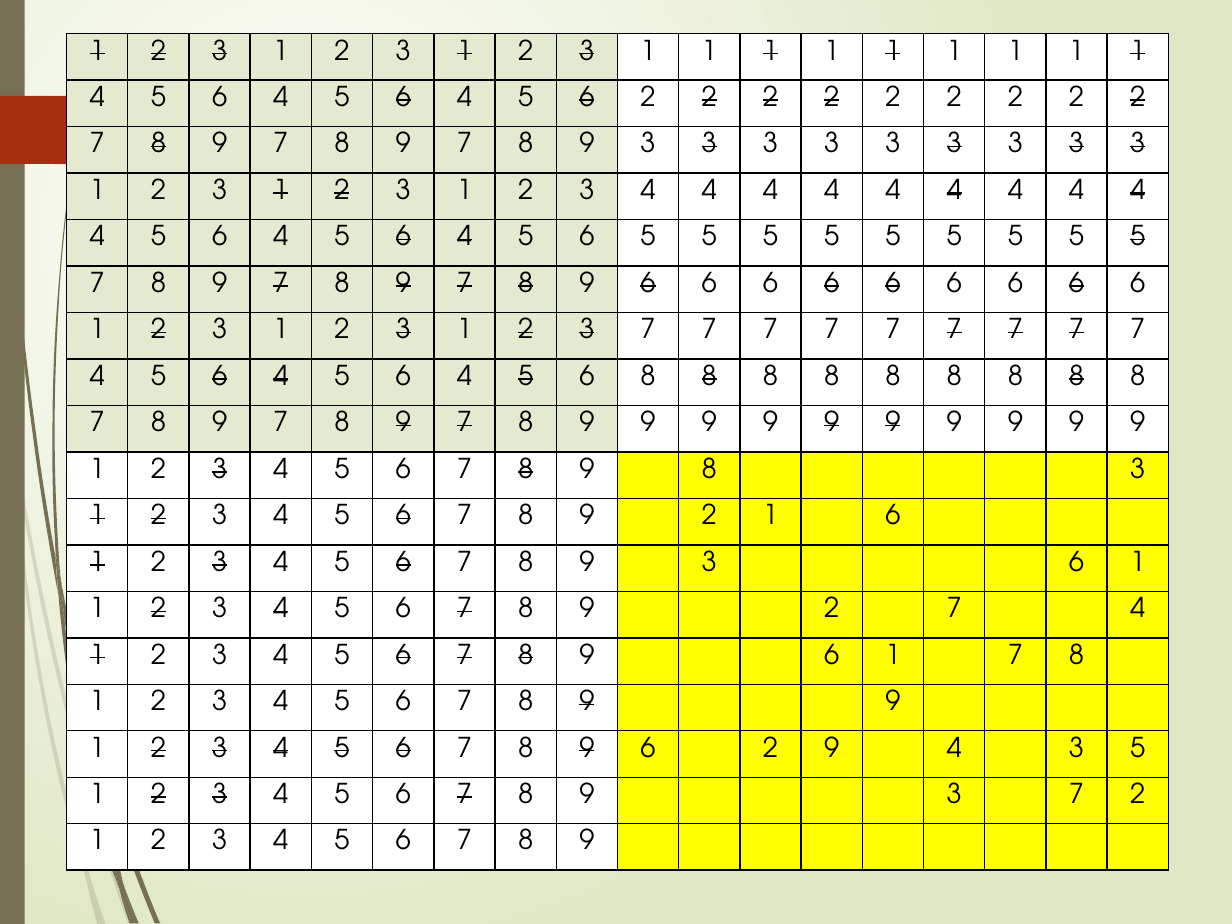
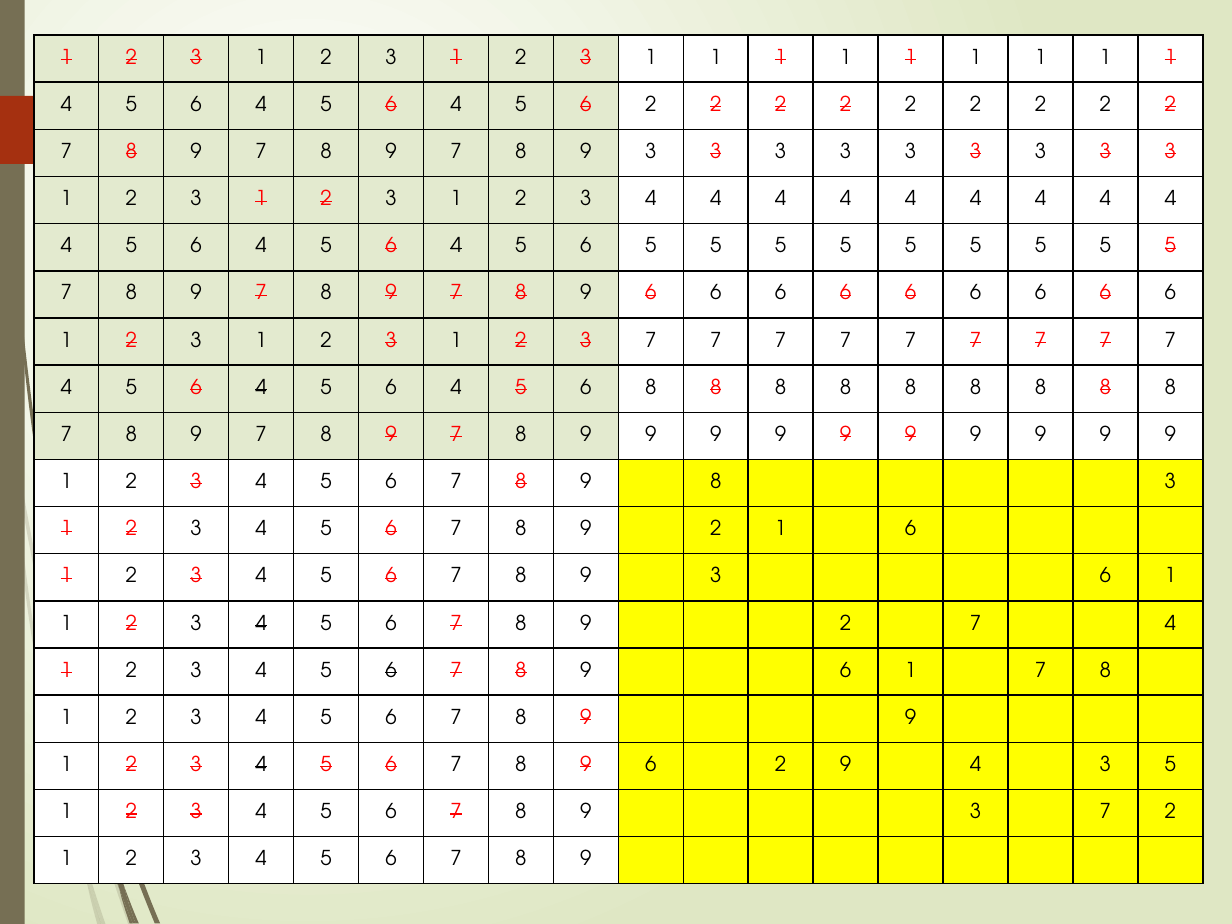
Before and after one commit to TeacherPeng/AlgorithmAnalysis, a slide deck: slide 53 of 教案/第1章 算法设计.pptx. Drawn at 1232x924 pixels with LibreOffice and Linux fonts; fonts in the diff are those of the drawing. Boxes give left, top, right and bottom in pixels: in the first picture for what was removed or moved away, otherwise in the second. Text is boxed around its words. In the diff, an @@ line names an element or a change of style, - is before the commit and + after.

```diff
--- a/教案/第1章 算法设计.pptx
+++ b/教案/第1章 算法设计.pptx
@@ table at (33, 34, 1209, 883) @@
@@ size 16 to 12 pt @@
@@ text colour #000000 to #FF0000 in "1", "2", "3", "1" and 64 more places @@
@@ table: place and size @@
-table at (67, 33, 1175, 870)
+table at (33, 34, 1209, 883)
```
Also in this commit, not shown: 2 other slides changed, 1 other file.
